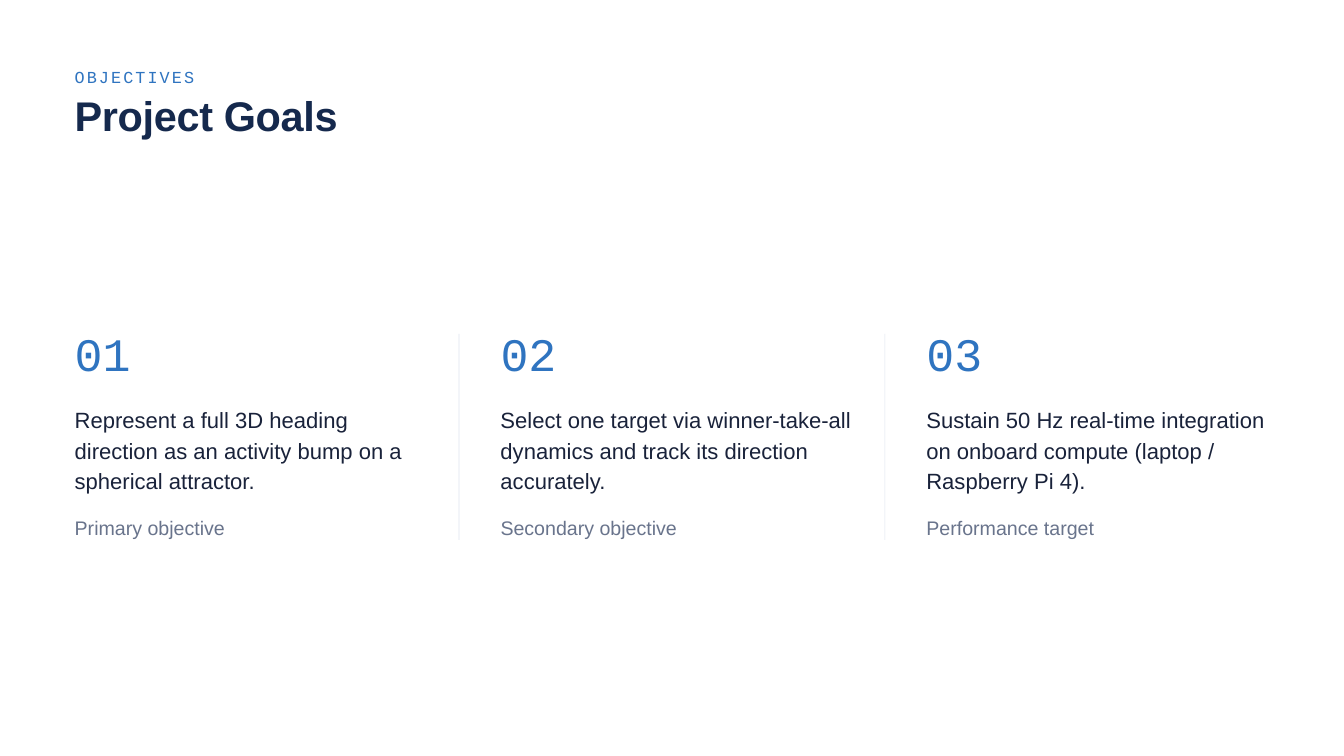
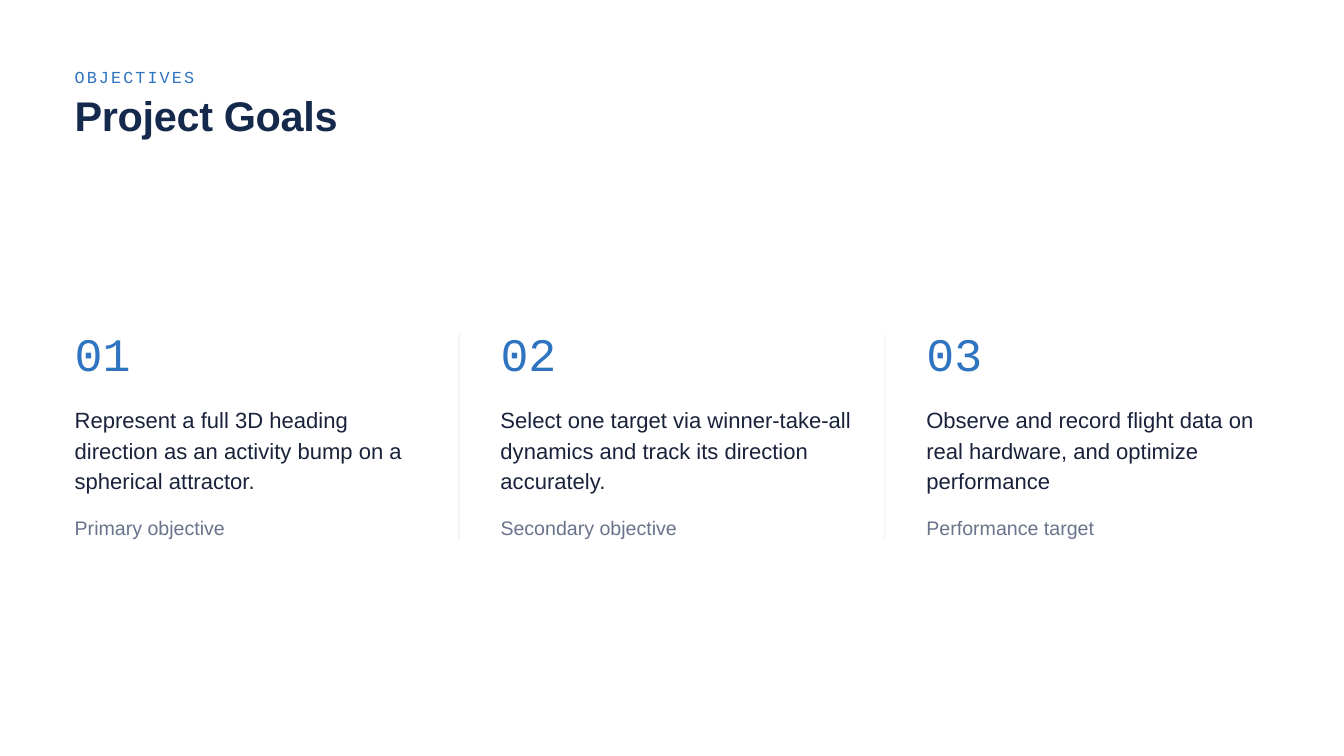
Before and after one commit to noah-ginzburg/RANController, a slide deck: slide 4 of RAN/RAN_Progress/Research_internship_presentation.odp (slide 5 before the commit). Drawn at 1344x756 pixels with LibreOffice and Linux fonts; fonts in the diff are those of the drawing. Boxes give left, top, right and bottom in pixels: in the first picture for what was removed or moved away, otherwise in the second. Text is boxed around its words. In the diff, an @@ line names an element or a change of style, - is before the commit and + after.

```diff
--- a/RAN/RAN_Progress/Research_internship_presentation.odp
+++ b/RAN/RAN_Progress/Research_internship_presentation.odp
@@ text at (x1=926, y1=412, x2=1254, y2=494): text changed @@
-Sustain 50 Hz real-time integration on onboard compute (laptop / Raspberry Pi 4).
+Observe and record flight data on real hardware, and optimize performance
```
Also in this commit, not shown: 8 other slides changed, 1 slide added, 2 slides removed, 9 other files.
